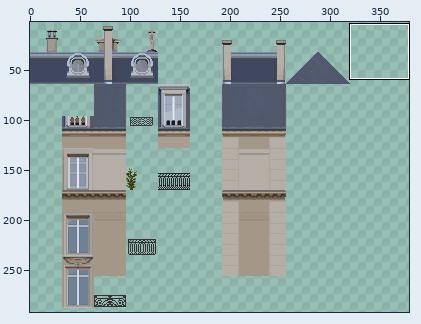
One commit to this sprite sheet: img/sprite_sheets/parisian_tileset_test_2.png. The first picture is a wide view before the edit; the outline marks the close-up.
Close-up. Before:
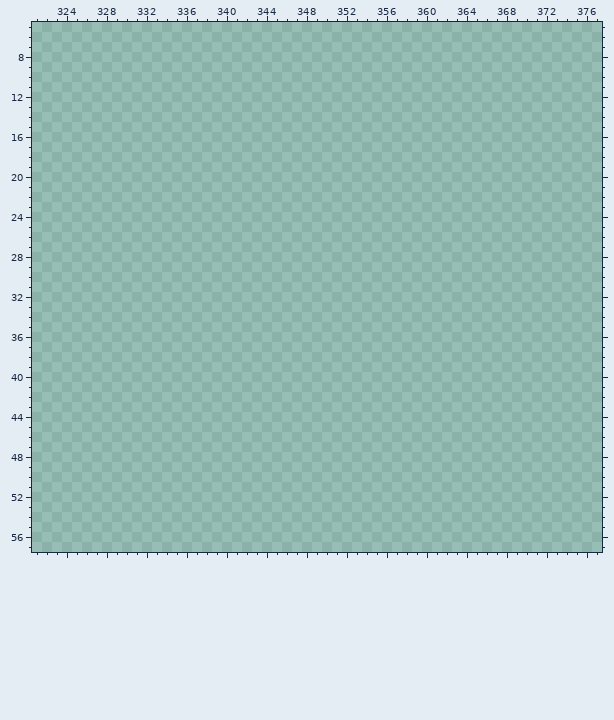
The file is 400x300 pixels. Pixels under 10% opacity are left out. Colours within 5 levels of each other are drawn and written as one. Shown: x 321..377, y 5..57. The wide view leaves out empty margins.
New version:
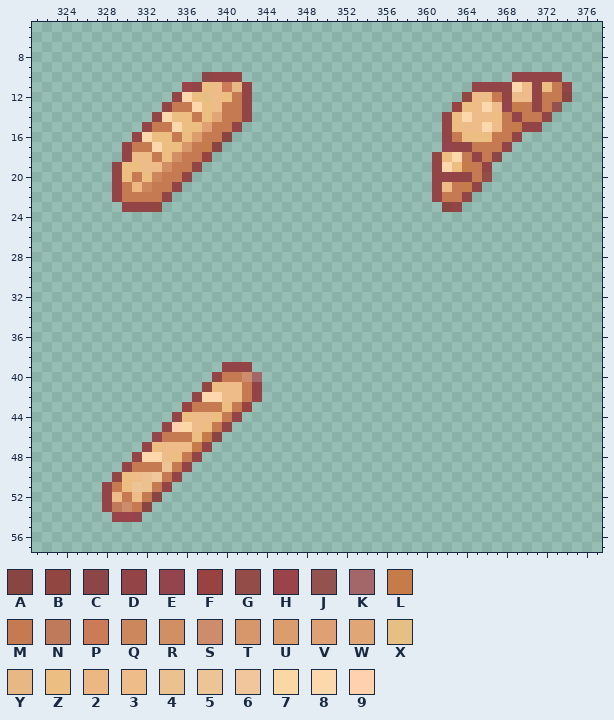
Palette (. is transparent): A #894542  B #914641  C #8c4648  D #934447  E #94444d  F #984241  G #934c48  H #9a4349  J #93524e  K #a36769  L #c57b4a  M #c57a52  N #bf7a5b  P #cb7b58  Q #cd875d  R #d18f63  S #cd8c6c  T #d8976b  U #db9d6d  V #dfa073  W #e0a676  X #e6bf84  Y #e7b884  Z #ecbe82  2 #edb783  3 #eebc89  4 #ebc18f  5 #edc496  6 #f0c69c  7 #f9d8a5  8 #fdd8ac  9 #ffd1ac
Changes in this commit:
Changed rows in their new state; - is an unchanged pixel.
first column x 329:
10 ---------CDDD---------------------------DDDDD-
11 -------HDZ3PYD----------------------DDDD83DZMD
12 ------D8ZX3ZMD---------------------B33MD33DMMA
13 -----DMM8Z3MMD--------------------FZ383ELMDMJ-
14 ----D8ZZMZWMMD-------------------DZ833ZMDMMD--
15 ---DMM8ZZVMMD--------------------DZ3383MLDD---
16 --D8ZZMZUMMA---------------------DMZZZMMD-----
17 -DMM8ZZTMLA----------------------EDDMMMD------
18 -D33MZRMMF----------------------DZ8MDMC-------
19 DZZ33RMMD-----------------------D8ZLMD--------
20 DZMZQMMD------------------------DDDDMG--------
21 DM2QMMD-------------------------D3MLD---------
22 DMMMMD--------------------------DMMD----------
23 -DDDB----------------------------AD-----------
first column x 328:
39 ------------DDD-
40 -----------DMMSK
41 ----------BZ33MD
42 ---------D8833MD
43 --------FMMMZMF-
44 -------DZ33ZMD--
45 ------D973ZMD---
46 -----EMMMZLA----
47 ----DZ333LD-----
48 ---D883ZMD------
49 --DMMM5MD-------
50 -DZ346MD--------
51 DMZ54MD---------
52 D3M3MA----------
53 DNSMA-----------
54 -HHE------------
Where, in picture pixels (left, top, right, bottom), the same in both close-ups:
added: (112, 72, 252, 212)
added: (432, 72, 572, 212)
added: (102, 362, 262, 522)
